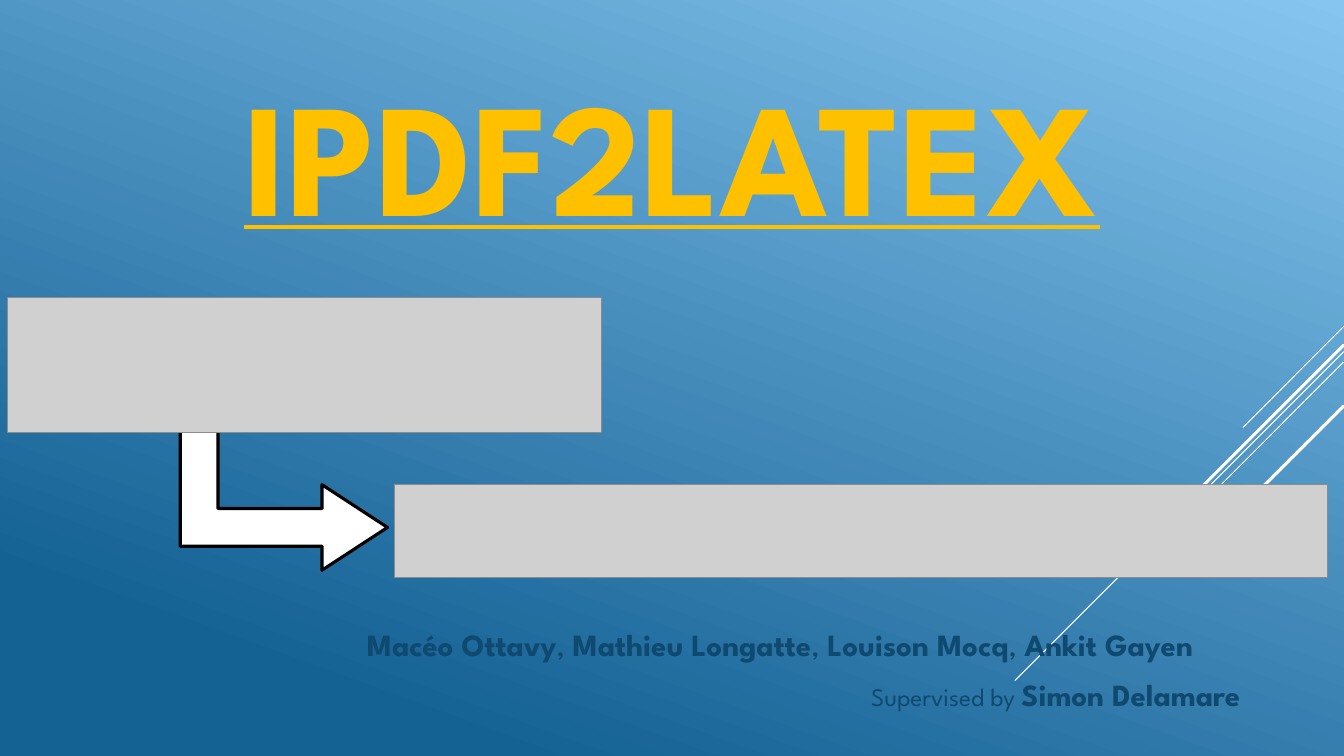
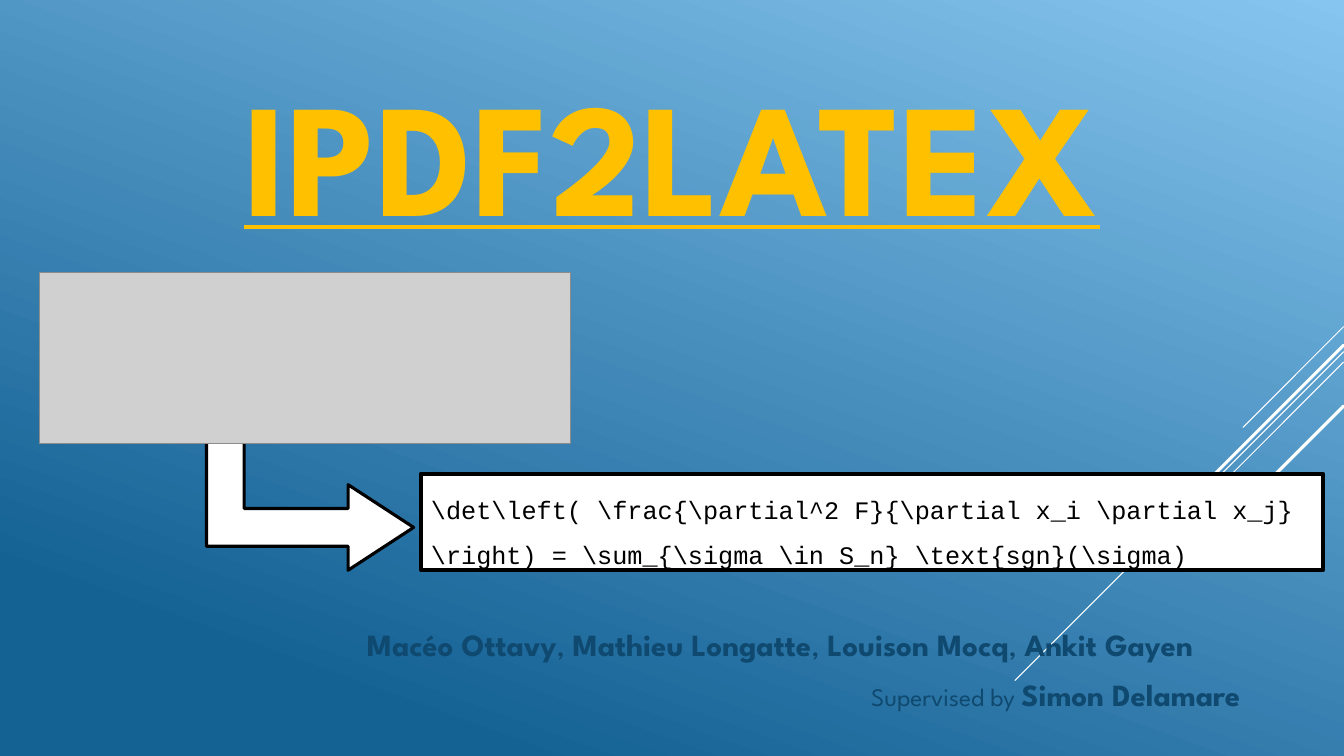
Before and after one commit to GeckSpy/IPdf2Latex, a slide deck: slide 1 of Presentation/Final presentation.pptx. Drawn at 1344x756 pixels with LibreOffice and Linux fonts; fonts in the diff are those of the drawing; grey boxes stand for pictures; background and template pictures are left out. Boxes give left, top, right and bottom in pixels: in the first picture for what was removed or moved away, otherwise in the second. Text is boxed around its words. In the diff, an @@ line names an element or a change of style, - is before the commit and + after.

```diff
--- a/Presentation/Final presentation.pptx
+++ b/Presentation/Final presentation.pptx
@@ picture: place and size @@
-picture at [7,297,602,432]
+picture at [39,273,570,444]
@@ bent up arrow: place and size @@
-bent up arrow at [180,412,388,570]
+bent up arrow at [206,412,414,570]
@@ rectangle added at [421,474,1324,571], fill #FFFFFF, outline #000000 3 pt, 18 pt, text #000000 @@
+\det\left( \frac{\partial^2 F}{\partial x_i \partial x_j} \right) = \sum_{\sigma \in S_n} \text{sgn}(\sigma)
@@ picture removed at [394,485,1328,578] @@
```
Also in this commit, not shown: 17 other slides changed, 2 slides added, 1 slide removed, 2 other files.
